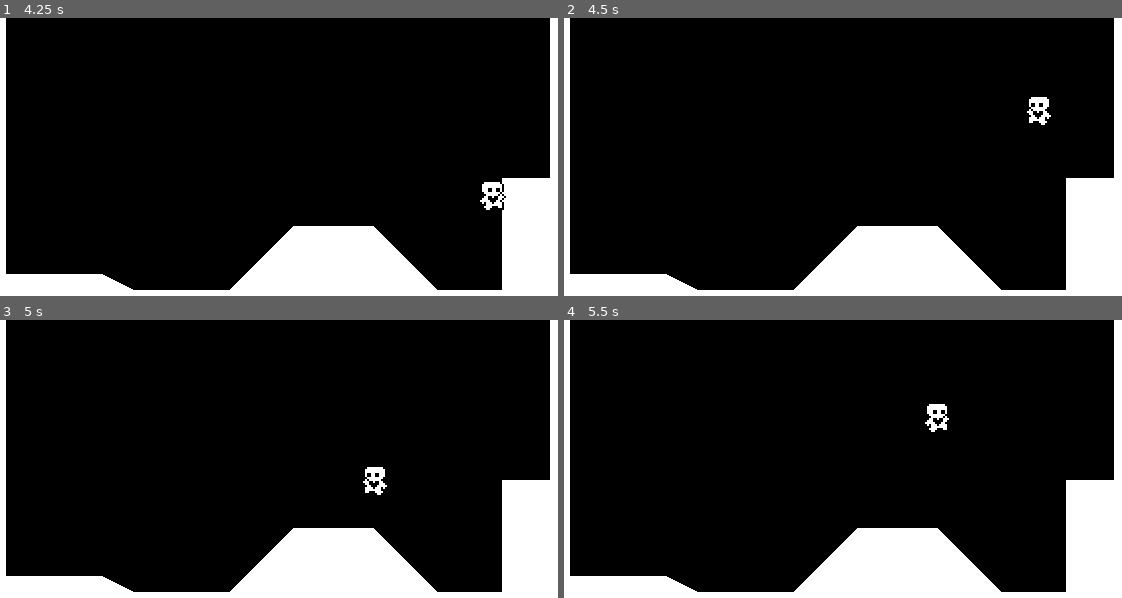
Above: before the commit, frames 1-4 (two rows, left to right).
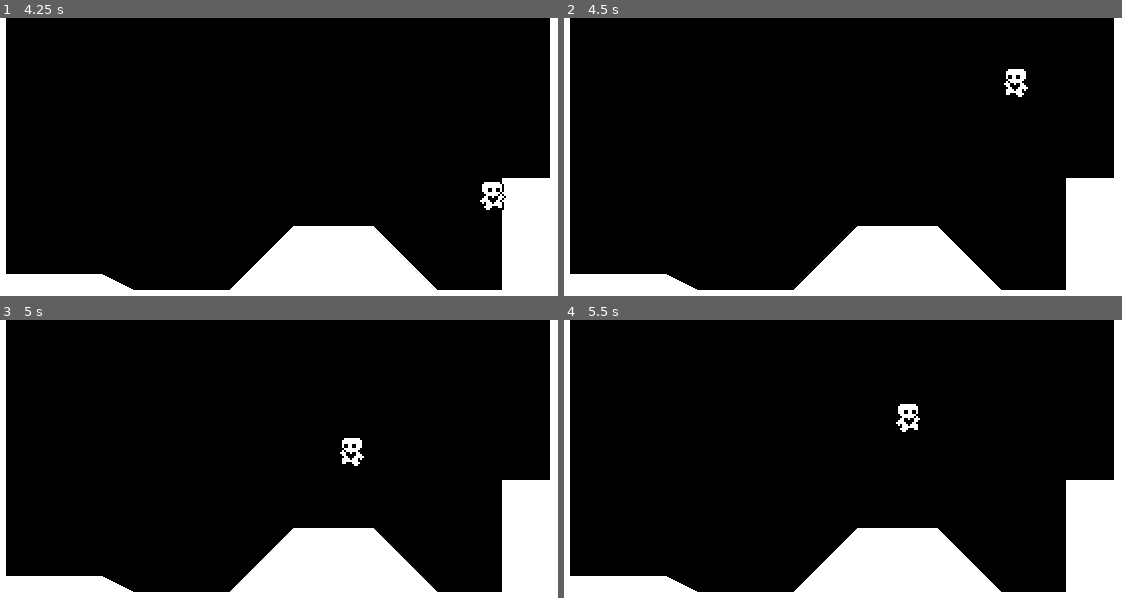
Above: after the commit, the same moments.

Repository: mubinulhaque/SimplePlatformer
Game: Godot game, scene res://world.tscn
Same seed, same stepped clock (60 frames per second), same inputs: the game is played once before the commit and once after it.
Inputs:
- Up to frame 1 (4.25 s): tap Enter (ui_accept) at 0.5, 0.6, 0.77, 1.07, 1.35, 1.52, 1.82, 2.1, 2.85, 3.02, 3.32, 3.6, 3.77, 4.07 s; hold Right (ui_right) 0.53-2.03 s; hold Left (ui_left) 2.03-2.78 s; hold Right (ui_right) from 2.78 s (still down)
- Up to frame 2 (4.5 s): release Right (ui_right) at 4.28 s; hold Left (ui_left) from 4.28 s (still down); tap Enter (ui_accept) at 4.35 s
- Up to frame 3 (5 s): keep holding Left (ui_left); tap Enter (ui_accept) at 4.52, 4.82 s
- Up to frame 4 (5.5 s): release Left (ui_left) at 5.03 s; hold Right (ui_right) from 5.03 s (still down); tap Enter (ui_accept) at 5.1 s

Frame 1 is identical in both runs. In frame 2, 0.5% of the frame differs, in the area x 78-88%, y 18-39%; in frame 3, 0.5%; in frame 4, 0.5%.

Commit message:
Added wall jumping
Added the player to jump off walls by being close to a wall mid-air and moving away from the wall. Some lines have been rearranged to keep lines under 80 characters and enhance readability.

Diff:
--- a/player.gd
+++ b/player.gd
@@ -6,17 +6,30 @@
 @onready var coyote_jump_timer = $CoyoteJumpTimer
 
 var double_jump : bool = false
-var gravity = ProjectSettings.get_setting("physics/2d/default_gravity") # Get the gravity from the project settings to be synced with RigidBody nodes
+# Get the gravity from the project settings to be synced with RigidBody nodes
+var gravity = ProjectSettings.get_setting("physics/2d/default_gravity")
 
 func _physics_process(delta):
 	# Add the gravity
 	if not is_on_floor():
 		velocity.y += gravity * movement_data.gravity_scale * delta
 
-	# Handle jumping
+	# Handle wall jumping
+	if is_on_wall():
+		var wall_normal = get_wall_normal()
+		if (
+				not is_on_floor()
+				and ((Input.is_action_just_pressed("ui_left") and wall_normal == Vector2.LEFT)
+				or (Input.is_action_just_pressed("ui_right") and wall_normal == Vector2.RIGHT))
+		):
+			velocity.x = wall_normal.x * movement_data.speed
+			velocity.y = movement_data.jump_velocity
+
+	# Handle normal jumping
 	if is_on_floor(): double_jump = true
 	if Input.is_action_just_pressed("ui_accept"):
-		if (is_on_floor() or coyote_jump_timer.time_left > 0.0): # If the player is on the floor or has just left the floor
+		if (is_on_floor() or coyote_jump_timer.time_left > 0.0):
+			# If the player is on the floor or has just left the floor
 			velocity.y = movement_data.jump_velocity
 		elif double_jump: # If the player is mid-air and can double jump
 			velocity.y = movement_data.jump_velocity
@@ -27,9 +40,11 @@
 	var horizontal_direction = Input.get_axis("ui_left", "ui_right")
 	if horizontal_direction: # If the player wants to move horizontally
 		if is_on_floor(): # If the player wants to move horizontally while on the ground
-			velocity.x = move_toward(velocity.x, horizontal_direction * movement_data.speed, movement_data.acceleration * delta)
+			velocity.x = move_toward(velocity.x, horizontal_direction * movement_data.speed,
+					movement_data.acceleration * delta)
 		else: # If the player wants to move horizontally while mid-air
-			velocity.x = move_toward(velocity.x, horizontal_direction * movement_data.speed, movement_data.air_acceleration * delta)
+			velocity.x = move_toward(velocity.x, horizontal_direction * movement_data.speed,
+					movement_data.air_acceleration * delta)
 		sprite.flip_h = (horizontal_direction < 0)
 		sprite.play("run")
 	elif is_on_floor(): #Decelerate the player via friction if the player is on the floor
@@ -40,12 +55,13 @@
 		sprite.play("jump")
 
 	# Change the sprite animation to be jumping if in the air
-	# This has to be after the movement code, otherwise the "run" animation can ovveride the animation
+	# This has to be after the movement code,
+	# otherwise the "run" animation can ovveride the animation
 	if not is_on_floor(): sprite.play("jump")
 
 	# Move while accounting for Coyote Time
 	var was_on_floor = is_on_floor()
 	move_and_slide()
-	var just_left_ground = was_on_floor and not is_on_floor() and velocity.y >= 0 # Has the player just left the ground and now falling
-	if just_left_ground:
+	var just_left_ground = was_on_floor and not is_on_floor() and velocity.y >= 0
+	if just_left_ground: # Has the player just left the ground and now falling
 		coyote_jump_timer.start()
